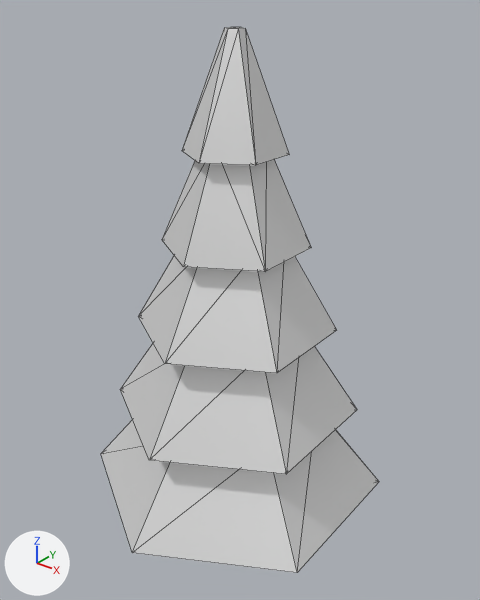
The COLLADA model models/Tree.dae, before and after one commit.
Before and after are seen from a 50 mm lens placed at (4.15, -6.01, 7.72), pointed at (-1.02, 0.45, 3.72). Every picture has the same lights, and +X, +Y and +Z are marked at lower left. Mesh edges are drawn as thin lines. Where no turn or scale is listed for an object, it has been applied to the vertices.

The older version as bpy lines, for what is in view:
```python
mat_toptree = principled_material('TopTree')
mat_toptree.base_color = (0.8, 0.8, 0.8)  # white #e7e7e7
mat_toptree.metallic = 0.5
me_cylinder = bpy.data.meshes.new('Cylinder')
me_cylinder.from_pydata(...)  # 72 vertices, 136 faces; spans x -1.88..1.88, y -2.18..2.18, z -2.61..4.86
# faces by material slot: [120, 16]
me_cylinder.materials.append(mat_toptree)  # white #e7e7e7
me_cylinder.materials.append(mat_treetrunk)  # white #e7e7e7
ob_cylinder = bpy.data.objects.new('Cylinder', me_cylinder)
ob_cylinder.location = (-0.99, 0.32, 2.34)
```
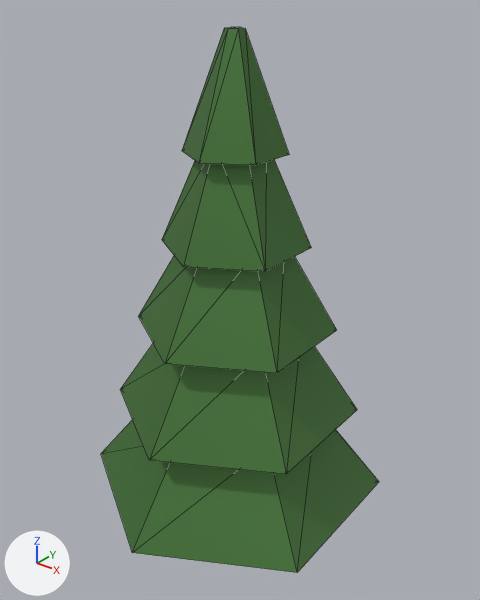
The change, as a list of edits to the scene's bpy script:
```text
Change mat_toptree:
    mat_toptree.base_color: (0.8, 0.8, 0.8) -> (0.0723, 0.202, 0.0497)  # white #e7e7e7 -> dark green #4c7c3f
```

What differs and where, as boxes (x1, y1, x2, y2) in the pictures (480 x 600 px):
'Cylinder', recoloured (white to green)
    both: (101, 27, 379, 573)
